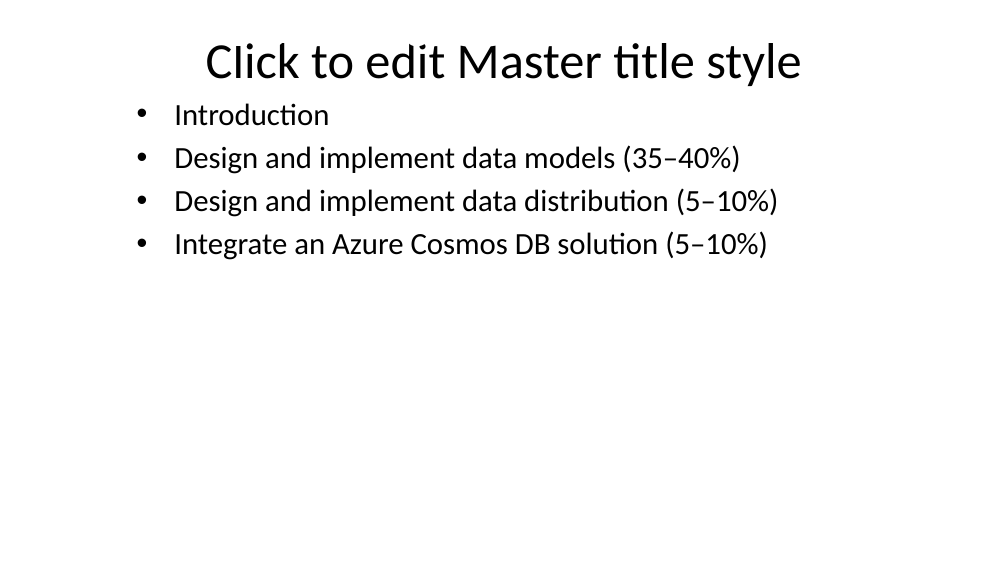
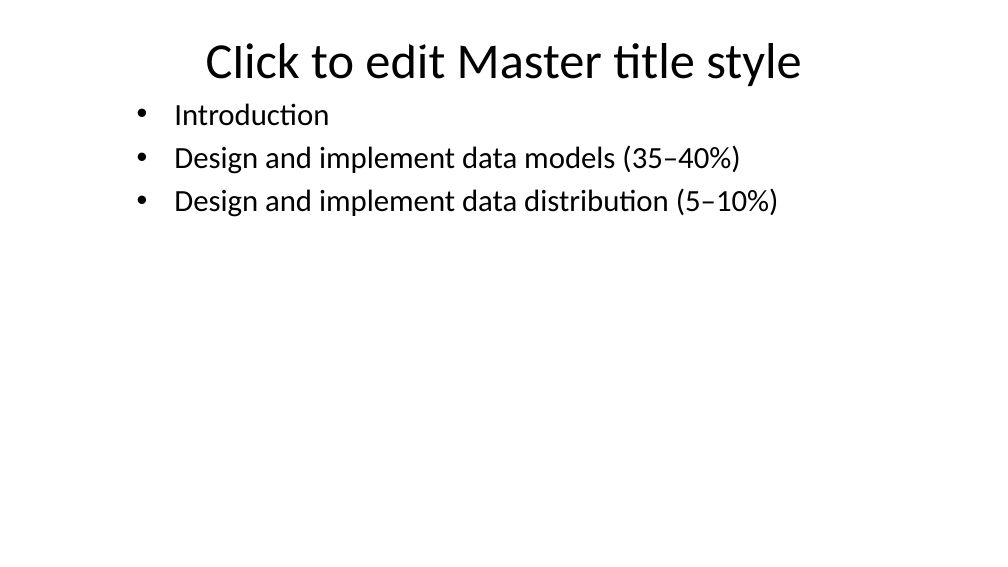
Before and after one commit to timothywarner/dp420, a slide deck: slide 3 of warner-DP-420-slides.pptx. Drawn at 1008x567 pixels with LibreOffice and Linux fonts; fonts in the diff are those of the drawing; background and template pictures are left out. Boxes give left, top, right and bottom in pixels: in the first picture for what was removed or moved away, otherwise in the second. Text is boxed around its words. In the diff, an @@ line names an element or a change of style, - is before the commit and + after.

```diff
--- a/warner-DP-420-slides.pptx
+++ b/warner-DP-420-slides.pptx
@@ text at [174, 231, 768, 260]: paragraph removed @@
-• Integrate an Azure Cosmos DB solution (5–10%)
```
Also in this commit, not shown: 1 other slide changed, 8 slides added, 1 slide removed, 2 other files.
